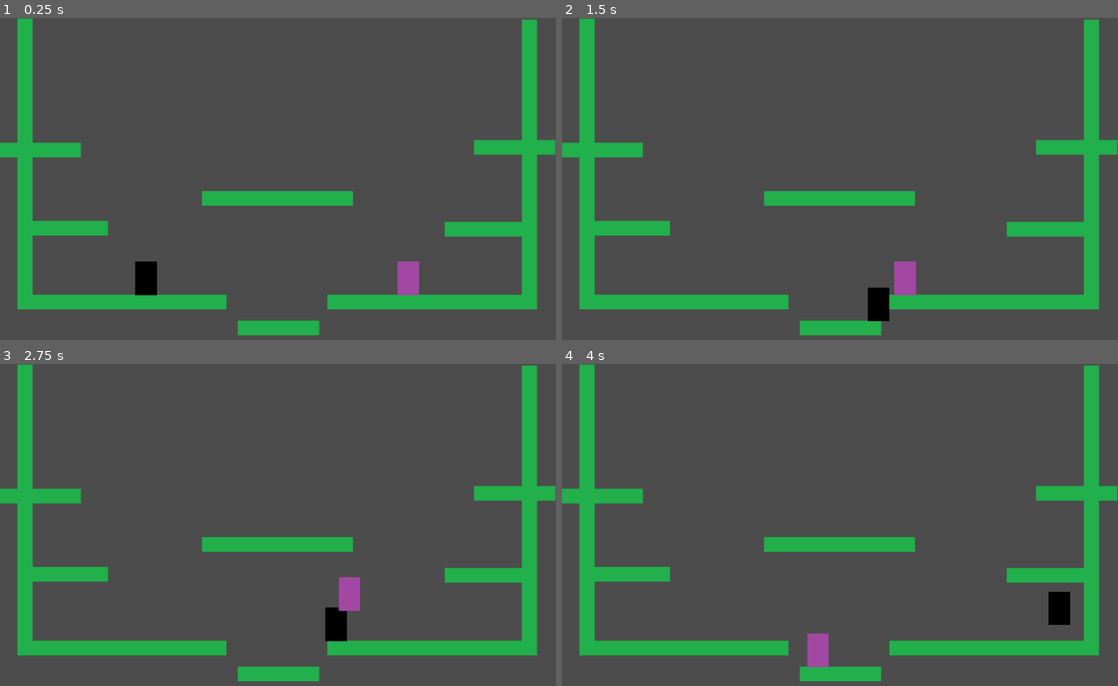
Above: before the commit, frames 1-4 (two rows, left to right).
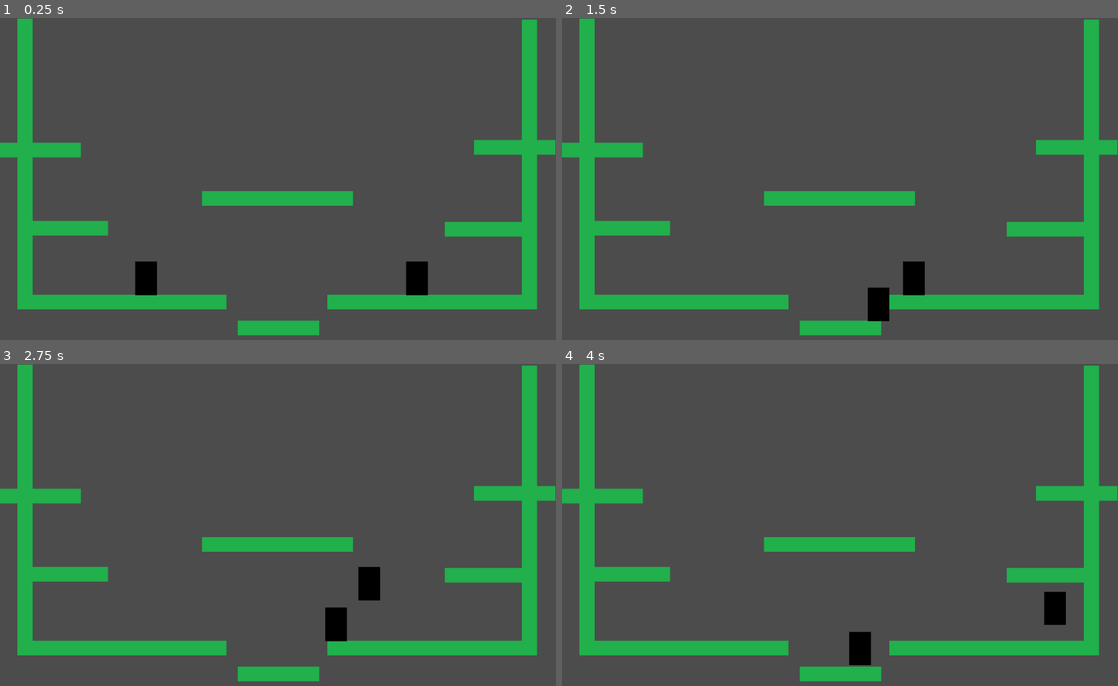
Above: after the commit, the same moments.

Repository: NahuelIglesias/Videojuegos-BossFinal
Game: Godot game, scene res://Main.tscn
Same seed, same stepped clock (60 frames per second), same inputs: the game is played once before the commit and once after it.
Inputs (mouse positions are in pixels of both pictures, inside the frame that each line leads up to):
- Up to frame 1 (0.25 s): no input
- Up to frame 2 (1.5 s): tap Enter at 0.5 s; move the mouse to (962, 162) at 0.52 s; hold Left (move_left_2) 0.53-1.28 s; hold D (move_right) from 0.53 s (still down); tap W (jump) at 0.77, 1.07 s; tap Right (move_right_2) at 0.8, 1.35 s; move the mouse to (728, 198) at 1.27 s
- Up to frame 3 (2.75 s): tap W (jump) at 1.52, 1.55, 1.82 s; move the mouse to (333, 454) at 2.02 s; release D (move_right) at 2.03 s; hold A (move_left) from 2.03 s (still down); hold W (jump) from 2.03 s (still down); tap Up (jump_2) at 2.3 s
- Up to frame 4 (4 s): move the mouse to (812, 592) at 2.77 s; release A (move_left) at 2.78 s; release W (jump) at 2.78 s; hold D (move_right) from 2.78 s (still down); tap Up (jump_2) at 2.85 s; tap W (jump) at 3.02, 3.32, 3.77 s; tap Left (move_left_2) at 3.05 s; move the mouse to (1006, 576) at 3.52 s; hold Left (move_left_2) from 3.53 s (still down); tap Right (move_right_2) at 3.8 s

The runs differ from the first frame. In frame 1, 0.6% of the frame differs, in the area x 71-77%, y 75-87%; in frame 2, 0.6%; in frame 3, 0.8%; in frame 4, 1.0%, in the area x 44-92%, y 70-95%.

Commit message:
Made inputs into parameters

Diff:
--- a/Main.tscn
+++ b/Main.tscn
@@ -1,15 +1,17 @@
-[gd_scene load_steps=6 format=2]
+[gd_scene load_steps=5 format=2]
 
 [ext_resource path="res://environment/Platform.tscn" type="PackedScene" id=1]
 [ext_resource path="res://entities/Player.tscn" type="PackedScene" id=2]
 [ext_resource path="res://Main.gd" type="Script" id=3]
 [ext_resource path="res://environment/Wall.tscn" type="PackedScene" id=4]
-[ext_resource path="res://entities/Player2.tscn" type="PackedScene" id=5]
 
 [node name="Main" type="Node"]
 script = ExtResource( 3 )
 
 [node name="Environment" type="Node2D" parent="."]
+
+[node name="Camera2D" type="Camera2D" parent="Environment"]
+position = Vector2( 513, 301 )
 
 [node name="Platform" parent="Environment" instance=ExtResource( 1 )]
 position = Vector2( 107, 523 )
@@ -53,11 +55,11 @@
 [node name="Player" parent="Environment" instance=ExtResource( 2 )]
 position = Vector2( -12, 4 )
 
-[node name="Camera2D" type="Camera2D" parent="Environment/Player"]
-position = Vector2( 525, 297 )
-
-[node name="Player2" parent="Environment" instance=ExtResource( 5 )]
-position = Vector2( 752, 430 )
+[node name="Player2" parent="Environment" instance=ExtResource( 2 )]
+position = Vector2( 487, 8 )
+move_right_input = "move_right_2"
+move_left_input = "move_left_2"
+jump_input = "jump_2"
 
 [node name="Wall" parent="Environment" instance=ExtResource( 4 )]
 position = Vector2( 46, 319 )
--- a/entities/Player2.tscn
+++ /dev/null
@@ -1,54 +0,0 @@
-[gd_scene load_steps=9 format=2]
-
-[ext_resource path="res://assets/textures/jumpable_platform.png" type="Texture" id=1]
-[ext_resource path="res://entities/player/Player2.gd" type="Script" id=2]
-[ext_resource path="res://entities/player/states/IdleState2.gd" type="Script" id=3]
-[ext_resource path="res://entities/player/PlayerStateMachine.gd" type="Script" id=4]
-[ext_resource path="res://entities/player/states/WalkState2.gd" type="Script" id=5]
-[ext_resource path="res://entities/player/states/JumpState2.gd" type="Script" id=6]
-[ext_resource path="res://entities/player/states/DeadState2.gd" type="Script" id=7]
-
-[sub_resource type="CapsuleShape2D" id=1]
-radius = 20.0
-
-[node name="Player2" type="KinematicBody2D"]
-collision_layer = 2
-collision_mask = 3
-script = ExtResource( 2 )
-
-[node name="Body" type="Sprite" parent="."]
-position = Vector2( 0, 1.40071e-06 )
-scale = Vector2( 0.602273, 0.939394 )
-texture = ExtResource( 1 )
-
-[node name="CollisionShape2D" type="CollisionShape2D" parent="."]
-shape = SubResource( 1 )
-
-[node name="StateMachine" type="Node" parent="."]
-script = ExtResource( 4 )
-
-[node name="Idle" type="Node" parent="StateMachine"]
-script = ExtResource( 3 )
-
-[node name="Walk" type="Node" parent="StateMachine"]
-script = ExtResource( 5 )
-
-[node name="Jump" type="Node" parent="StateMachine"]
-script = ExtResource( 6 )
-
-[node name="Dead" type="Node" parent="StateMachine"]
-script = ExtResource( 7 )
-
-[node name="FloorRaycasts" type="Node2D" parent="."]
-
-[node name="FloorRaycast1" type="RayCast2D" parent="FloorRaycasts"]
-position = Vector2( 0, 31 )
-cast_to = Vector2( 0, 4 )
-
-[node name="FloorRaycast2" type="RayCast2D" parent="FloorRaycasts"]
-position = Vector2( -9, 31 )
-cast_to = Vector2( 0, 4 )
-
-[node name="FloorRaycast3" type="RayCast2D" parent="FloorRaycasts"]
-position = Vector2( 9, 31 )
-cast_to = Vector2( 0, 4 )
--- a/entities/player/Player.gd
+++ b/entities/player/Player.gd
@@ -21,6 +21,7 @@
 export (int) var gravity = 30
 export (String) var move_right_input = "move_right"
 export (String) var move_left_input = "move_left"
+export (String) var jump_input = "jump"
 
 var projectile_container
 
--- a/entities/player/Player2.gd
+++ /dev/null
@@ -1,87 +0,0 @@
-extends KinematicBody2D
-class_name Player2
-
-signal hit()
-signal dead()
-
-#onready var cannon = $Cannon
-onready var state_machine = $StateMachine
-onready var floor_raycasts:Array = $FloorRaycasts.get_children()
-
-const FLOOR_NORMAL := Vector2.UP
-const SNAP_DIRECTION := Vector2.DOWN
-const SNAP_LENGTH := 32.0
-const SLOPE_THRESHOLD := deg2rad(60)
-
-export (int) var max_health = 20
-export (float) var ACCELERATION:float = 30.0
-export (float) var H_SPEED_LIMIT:float = 400.0
-export (int) var jump_speed = 750
-export (float) var FRICTION_WEIGHT:float = 0.1
-export (int) var gravity = 30
-export (String) var move_right_input = "move_right_2"
-export (String) var move_left_input = "move_left_2"
-
-var projectile_container
-
-var velocity:Vector2 = Vector2.ZERO
-var snap_vector:Vector2 = SNAP_DIRECTION * SNAP_LENGTH
-var move_direction:int = 0
-var stop_on_slope:bool = true
-
-
-func _ready():
-	state_machine.set_parent(self)
-#	PlayerData.call_deferred("set_max_health", max_health)
-
-
-func initialize():
-	pass
-#	self.projectile_container = projectile_container
-#	cannon.projectile_container = projectile_container
-
-
-func _handle_move_input():
-	move_direction = int(Input.is_action_pressed(move_right_input)) - int(Input.is_action_pressed(move_left_input))
-	if move_direction != 0:
-		velocity.x = clamp(velocity.x + (move_direction * ACCELERATION), -H_SPEED_LIMIT, H_SPEED_LIMIT)
-
-
-func _handle_deacceleration():
-	velocity.x = lerp(velocity.x, 0, FRICTION_WEIGHT) if abs(velocity.x) > 1 else 0
-
-
-#func _handle_cannon_actions():
-#	var mouse_position_normalized:Vector2 = (get_global_mouse_position() - cannon.global_position).normalized()
-#	cannon.rotation = mouse_position_normalized.angle()
-
-
-#	if Input.is_action_just_pressed("fire_cannon"):
-#		if projectile_container == null:
-#			projectile_container = get_parent()
-#			cannon.projectile_container = projectile_container
-#		cannon.fire()
-
-
-func _apply_movement():
-	velocity.y += gravity
-	velocity = move_and_slide_with_snap(velocity, snap_vector, FLOOR_NORMAL, stop_on_slope, 4, SLOPE_THRESHOLD)
-	if is_on_floor() && snap_vector == Vector2.ZERO:
-		snap_vector = SNAP_DIRECTION * SNAP_LENGTH
-
-
-func notify_hit(amount):
-	state_machine.notify_hit(amount)
-
-
-func _remove():
-	hide()
-	collision_layer = 0
-
-
-func is_on_floor()->bool:
-	var is_colliding:bool = .is_on_floor()
-	for raycast in floor_raycasts:
-		raycast.force_raycast_update()
-		is_colliding = is_colliding || raycast.is_colliding()
-	return is_colliding
--- a/entities/player/states/DeadState2.gd
+++ /dev/null
@@ -1,8 +0,0 @@
-extends "res://entities/AbstractState.gd"
-
-# Initialize the state. E.g. change the animation
-func enter():
-	parent._remove()
-
-func update(delta:float):
-	parent._apply_movement()
--- a/entities/player/states/IdleState.gd
+++ b/entities/player/states/IdleState.gd
@@ -2,9 +2,9 @@
 
 
 func handle_input(event:InputEvent):
-	if event.is_action_pressed("move_left") || event.is_action_pressed("move_right"):
+	if event.is_action_pressed(parent.move_left_input) || event.is_action_pressed(parent.move_right_input):
 		emit_signal("finished", "walk")
-	if event.is_action_pressed("jump") && parent.is_on_floor():
+	if event.is_action_pressed(parent.jump_input) && parent.is_on_floor():
 		emit_signal("finished", "jump")
 
 
--- a/entities/player/states/IdleState2.gd
+++ /dev/null
@@ -1,14 +0,0 @@
-extends "res://entities/AbstractState.gd"
-
-
-func handle_input(event:InputEvent):
-	if event.is_action_pressed("move_left_2") || event.is_action_pressed("move_right_2"):
-		emit_signal("finished", "walk")
-	if event.is_action_pressed("jump_2") && parent.is_on_floor():
-		emit_signal("finished", "jump")
-
-
-func update(delta:float):
-#	parent._handle_cannon_actions()
-	parent._handle_deacceleration()
-	parent._apply_movement()
--- a/entities/player/states/JumpState2.gd
+++ /dev/null
@@ -1,19 +0,0 @@
-extends "res://entities/AbstractState.gd"
-
-# Initialize the state. E.g. change the animation
-func enter():
-	parent.velocity.y = -parent.jump_speed
-	parent.snap_vector = Vector2.ZERO
-
-func update(delta:float):
-#	parent._handle_cannon_actions()
-	parent._handle_move_input()
-	if parent.move_direction == 0:
-		parent._handle_deacceleration()
-
-	parent._apply_movement()
-	if parent.is_on_floor():
-		if parent.move_direction != 0:
-			emit_signal("finished", "walk")
-		else:
-			emit_signal("finished", "idle")
--- a/entities/player/states/WalkState.gd
+++ b/entities/player/states/WalkState.gd
@@ -1,7 +1,7 @@
 extends "res://entities/AbstractState.gd"
 
 func handle_input(event:InputEvent):
-	if event.is_action_pressed("jump") && parent.is_on_floor():
+	if event.is_action_pressed(parent.jump_input) && parent.is_on_floor():
 		emit_signal("finished", "jump")
 
 func update(delta):
--- a/entities/player/states/WalkState2.gd
+++ /dev/null
@@ -1,12 +0,0 @@
-extends "res://entities/AbstractState.gd"
-
-func handle_input(event:InputEvent):
-	if event.is_action_pressed("jump_2") && parent.is_on_floor():
-		emit_signal("finished", "jump")
-
-func update(delta):
-#	parent._handle_cannon_actions()
-	parent._handle_move_input()
-	parent._apply_movement()
-	if parent.move_direction == 0:
-		emit_signal("finished", "idle")
--- a/project.godot
+++ b/project.godot
@@ -13,15 +13,9 @@
 "class": "Player",
 "language": "GDScript",
 "path": "res://entities/player/Player.gd"
-}, {
-"base": "KinematicBody2D",
-"class": "Player2",
-"language": "GDScript",
-"path": "res://entities/player/Player2.gd"
 } ]
 _global_script_class_icons={
-"Player": "",
-"Player2": ""
+"Player": ""
 }
 
 [application]
@@ -39,16 +33,19 @@
 move_left={
 "deadzone": 0.5,
 "events": [ Object(InputEventKey,"resource_local_to_scene":false,"resource_name":"","device":0,"alt":false,"shift":false,"control":false,"meta":false,"command":false,"pressed":false,"scancode":65,"physical_scancode":0,"unicode":0,"echo":false,"script":null)
+, Object(InputEventJoypadMotion,"resource_local_to_scene":false,"resource_name":"","device":1,"axis":0,"axis_value":-1.0,"script":null)
  ]
 }
 move_right={
 "deadzone": 0.5,
 "events": [ Object(InputEventKey,"resource_local_to_scene":false,"resource_name":"","device":0,"alt":false,"shift":false,"control":false,"meta":false,"command":false,"pressed":false,"scancode":68,"physical_scancode":0,"unicode":0,"echo":false,"script":null)
+, Object(InputEventJoypadMotion,"resource_local_to_scene":false,"resource_name":"","device":1,"axis":0,"axis_value":1.0,"script":null)
  ]
 }
 jump={
 "deadzone": 0.5,
 "events": [ Object(InputEventKey,"resource_local_to_scene":false,"resource_name":"","device":0,"alt":false,"shift":false,"control":false,"meta":false,"command":false,"pressed":false,"scancode":87,"physical_scancode":0,"unicode":0,"echo":false,"script":null)
+, Object(InputEventJoypadMotion,"resource_local_to_scene":false,"resource_name":"","device":1,"axis":3,"axis_value":-1.0,"script":null)
  ]
 }
 show_detection_area_turret={
@@ -64,16 +61,19 @@
 move_left_2={
 "deadzone": 0.5,
 "events": [ Object(InputEventKey,"resource_local_to_scene":false,"resource_name":"","device":0,"alt":false,"shift":false,"control":false,"meta":false,"command":false,"pressed":false,"scancode":16777231,"physical_scancode":0,"unicode":0,"echo":false,"script":null)
+, Object(InputEventJoypadMotion,"resource_local_to_scene":false,"resource_name":"","device":0,"axis":0,"axis_value":-1.0,"script":null)
  ]
 }
 move_right_2={
 "deadzone": 0.5,
 "events": [ Object(InputEventKey,"resource_local_to_scene":false,"resource_name":"","device":0,"alt":false,"shift":false,"control":false,"meta":false,"command":false,"pressed":false,"scancode":16777233,"physical_scancode":0,"unicode":0,"echo":false,"script":null)
+, Object(InputEventJoypadMotion,"resource_local_to_scene":false,"resource_name":"","device":0,"axis":0,"axis_value":1.0,"script":null)
  ]
 }
 jump_2={
 "deadzone": 0.5,
 "events": [ Object(InputEventKey,"resource_local_to_scene":false,"resource_name":"","device":0,"alt":false,"shift":false,"control":false,"meta":false,"command":false,"pressed":false,"scancode":16777232,"physical_scancode":0,"unicode":0,"echo":false,"script":null)
+, Object(InputEventJoypadMotion,"resource_local_to_scene":false,"resource_name":"","device":0,"axis":3,"axis_value":-1.0,"script":null)
  ]
 }
 
